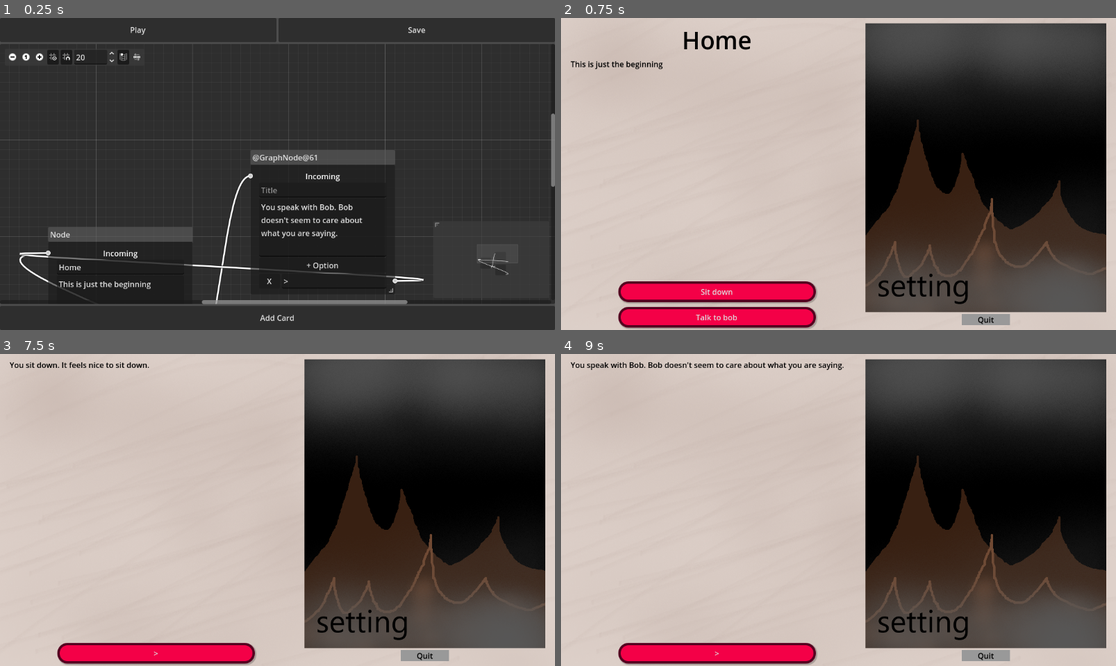
Above: before the commit, frames 1-4 (two rows, left to right).
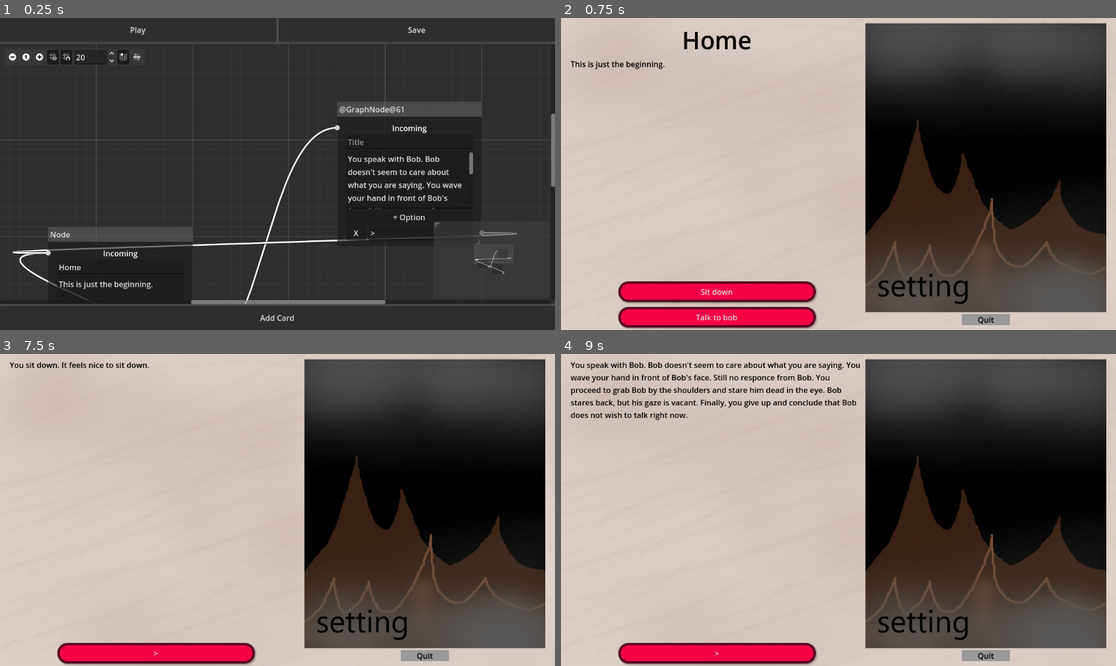
Above: after the commit, the same moments.

Repository: Kurooco/TextGameFA25
Game: Godot game, scene res://visual_editor/text_game_editor.tscn
The game is run twice, just before and just after one commit, with the same random seed, the same clock (stepped at 60 frames per second) and the same inputs.
Inputs (mouse positions are in pixels of both pictures, inside the frame that each line leads up to):
- Up to frame 1 (0.25 s): no input
- Up to frame 2 (0.75 s): click "Play" at 0.5 s
- Up to frame 3 (7.5 s): click "Play" at 1.25 s; click (11, 394) at 2 s; click (38, 394) at 2.75 s; click (55, 394) at 3.5 s; click (66, 394) at 4.25 s; click (122, 394) at 5 s; click (138, 394) at 5.75 s; click "Add Card" at 6.5 s; click "Sit down" at 7.25 s
- Up to frame 4 (9 s): click ">" at 8 s; click "Talk to bob" at 8.75 s

The runs differ from the first frame. In frame 1, 5.9% of the frame differs, in the area x 2-94%, y 26-92%; in frame 2, less than 0.1%; in frame 3, nothing differs; in frame 4, 1.6%.

Commit message:
minor changes

Diff:
--- a/cards/card0.tres
+++ b/cards/card0.tres
@@ -16,6 +16,6 @@
 [resource]
 script = ExtResource("2_udxgx")
 title = "Home"
-description = "This is just the beginning"
+description = "This is just the beginning."
 options = Array[ExtResource("1_10lgo")]([SubResource("Resource_10lgo"), SubResource("Resource_udxgx")])
 position = Vector2(100, 380)
--- a/cards/card2.tres
+++ b/cards/card2.tres
@@ -3,13 +3,13 @@
 [ext_resource type="Script" path="res://link.gd" id="1_rxsxw"]
 [ext_resource type="Script" path="res://display_card.gd" id="2_b3ue4"]
 
-[sub_resource type="Resource" id="Resource_cps30"]
+[sub_resource type="Resource" id="Resource_rxsxw"]
 script = ExtResource("1_rxsxw")
 description = ">"
 destination = "res://cards/card0.tres"
 
 [resource]
 script = ExtResource("2_b3ue4")
-description = "You speak with Bob. Bob doesn't seem to care about what you are saying."
-options = Array[ExtResource("1_rxsxw")]([SubResource("Resource_cps30")])
-position = Vector2(520, 220)
+description = "You speak with Bob. Bob doesn't seem to care about what you are saying. You wave your hand in front of Bob's face. Still no responce from Bob. You proceed to grab Bob by the shoulders and stare him dead in the eye. Bob stares back, but his gaze is vacant. Finally, you give up and conclude that Bob does not wish to talk right now."
+options = Array[ExtResource("1_rxsxw")]([SubResource("Resource_rxsxw")])
+position = Vector2(700, 120)
--- a/visual_editor/option_field.tscn
+++ b/visual_editor/option_field.tscn
@@ -3,7 +3,7 @@
 [ext_resource type="Script" uid="uid://8mf4mielwln5" path="res://visual_editor/option_field.gd" id="1_w5srj"]
 
 [node name="OptionField" type="HBoxContainer"]
-offset_right = 40.0
+offset_right = 219.0
 offset_bottom = 40.0
 size_flags_horizontal = 3
 script = ExtResource("1_w5srj")
--- a/visual_editor/text_game_editor.gd
+++ b/visual_editor/text_game_editor.gd
@@ -33,10 +33,8 @@
 func _process(_delta):
 	pass
 
-
 func _on_connection_request(from_node, from_port, to_node, to_port):
 	connect_node(from_node, from_port, to_node, to_port)
-
 
 func _on_disconnection_request(from_node, from_port, to_node, to_port):
 	disconnect_node(from_node, from_port, to_node, to_port)
@@ -92,7 +90,6 @@
 		ResourceSaver.save(card, paths[ind])
 		ind += 1
 
-
 func _on_delete_nodes_request(nodes):
 	for node_name in nodes:
 		for child in get_children():
Not shown: 2 places in cards/card1.tres that only renumber resources
